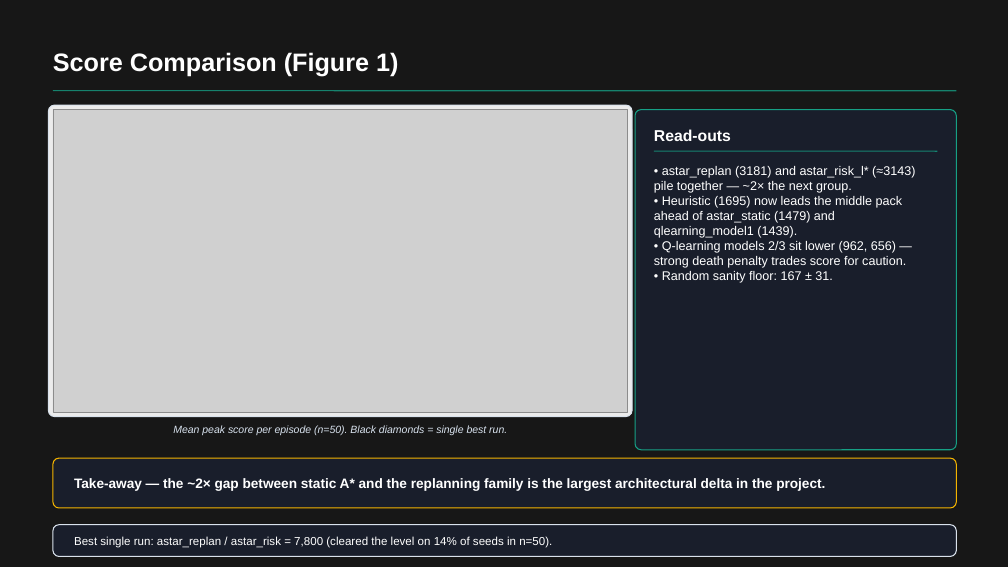
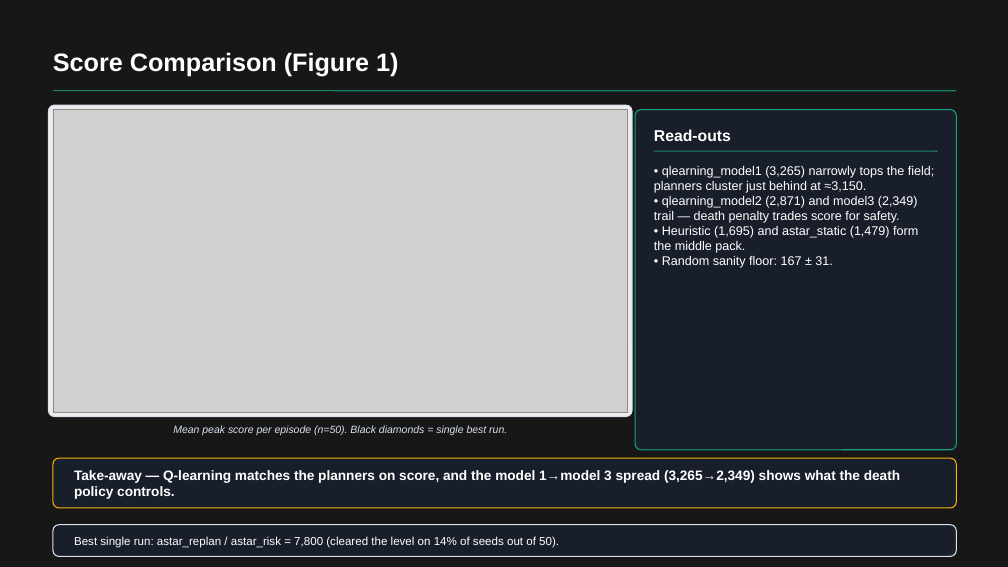
Before and after one commit to RichardFeng000/cs520-project, a slide deck: slide 4 of final_ppt/pacman_rl_final.pptx. Drawn at 1008x567 pixels with LibreOffice and Linux fonts; fonts in the diff are those of the drawing; grey boxes stand for pictures; background and template pictures are left out; a plain dark background stands for a picture behind light text. Boxes give left, top, right and bottom in pixels: in the first picture for what was removed or moved away, otherwise in the second. Text is boxed around its words. In the diff, an @@ line names an element or a change of style, - is before the commit and + after.

Commit message:
simplify ppt wording

```diff
--- a/final_ppt/pacman_rl_final.pptx
+++ b/final_ppt/pacman_rl_final.pptx
@@ text at [654,166,935,253]: text changed @@
-• astar_replan (3181) and astar_risk_l* (≈3143) pile together — ~2× the next group.
-• Heuristic (1695) now leads the middle pack ahead of astar_static (1479) and qlearning_model1 (1439).
-• Q-learning models 2/3 sit lower (962, 656) — strong death penalty trades score for caution.
+• qlearning_model1 (3,265) narrowly tops the field; planners cluster just behind at ≈3,150.
+• qlearning_model2 (2,871) and model3 (2,349) trail — death penalty trades score for safety.
+• Heuristic (1,695) and astar_static (1,479) form the middle pack.
@@ text at [74,470,900,499]: text changed @@
-Take-away — the ~2× gap between static A* and the replanning family is the largest architectural delta in the project.
+Take-away — Q-learning matches the planners on score, and the model 1→model 3 spread (3,265→2,349) shows what the death policy controls.
@@ text at [74,536,559,548]: text changed @@
-Best single run: astar_replan / astar_risk = 7,800 (cleared the level on 14% of seeds in n=50).
+Best single run: astar_replan / astar_risk = 7,800 (cleared the level on 14% of seeds out of 50).
```
Also in this commit, not shown: 8 other slides changed, 10 other files.
